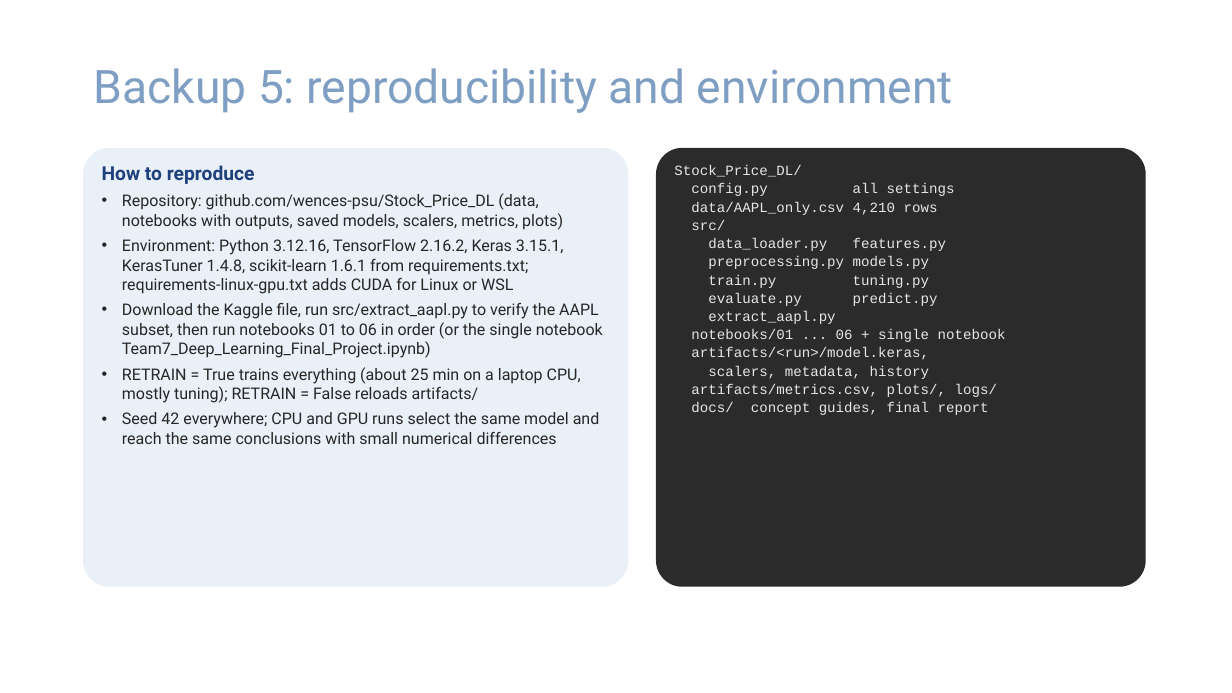
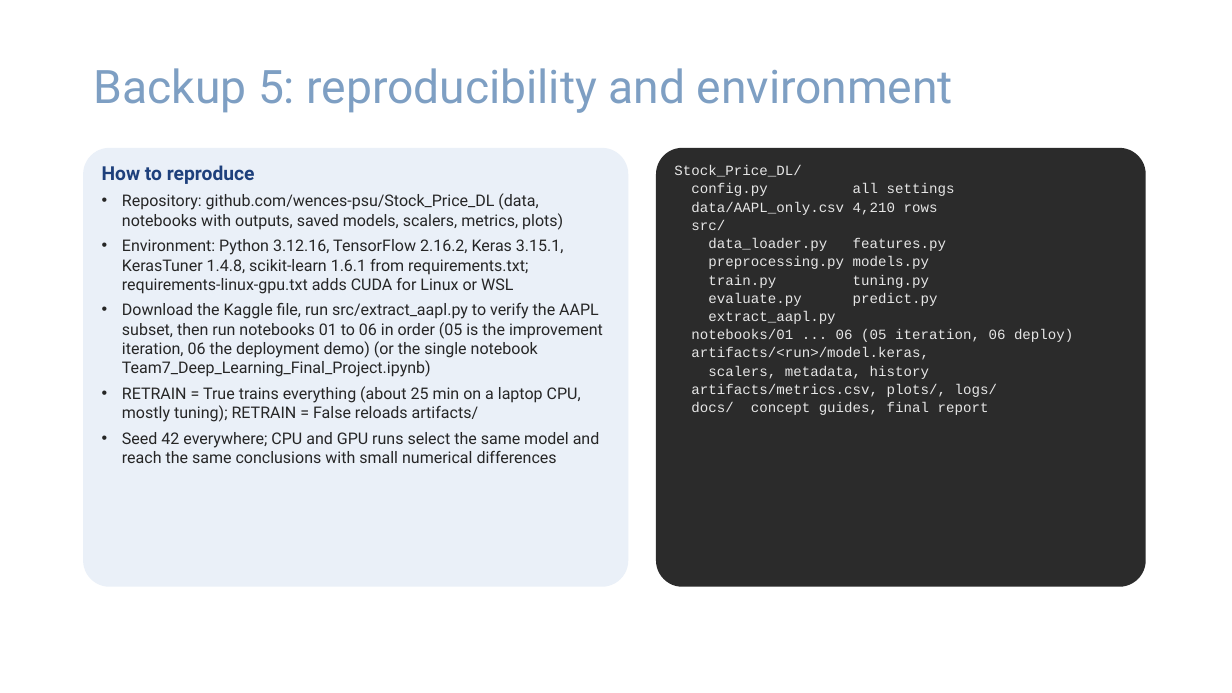
Before and after one commit to wences-psu/Stock_Price_DL, a slide deck: slide 23 of docs/Team7_AAPL_Deep_Learning_Presentation.pptx. Drawn at 1232x693 pixels with LibreOffice and Linux fonts; fonts in the diff are those of the drawing; background and template pictures are left out. Boxes give left, top, right and bottom in pixels: in the first picture for what was removed or moved away, otherwise in the second. Text is boxed around its words. In the diff, an @@ line names an element or a change of style, - is before the commit and + after.

Commit message:
Deploy the log-return GRU; make improvements a CRISP-DM iteration before deployment

```diff
--- a/docs/Team7_AAPL_Deep_Learning_Presentation.pptx
+++ b/docs/Team7_AAPL_Deep_Learning_Presentation.pptx
@@ text at (122, 303, 603, 377): text changed @@
-• Download the Kaggle file, run src/extract_aapl.py to verify the AAPL subset, then run notebooks 01 to 06 in order (or the single notebook Team7_Deep_Learning_Final_Project.ipynb)
+• Download the Kaggle file, run src/extract_aapl.py to verify the AAPL subset, then run notebooks 01 to 06 in order (05 is the improvement iteration, 06 the deployment demo) (or the single notebook Team7_Deep_Learning_Final_Project.ipynb)
@@ text at (691, 329, 1073, 342): text changed @@
-notebooks/01 ... 06 + single notebook
+notebooks/01 ... 06 (05 iteration, 06 deploy)
```
Also in this commit, not shown: 9 other slides changed, 17 other files.
